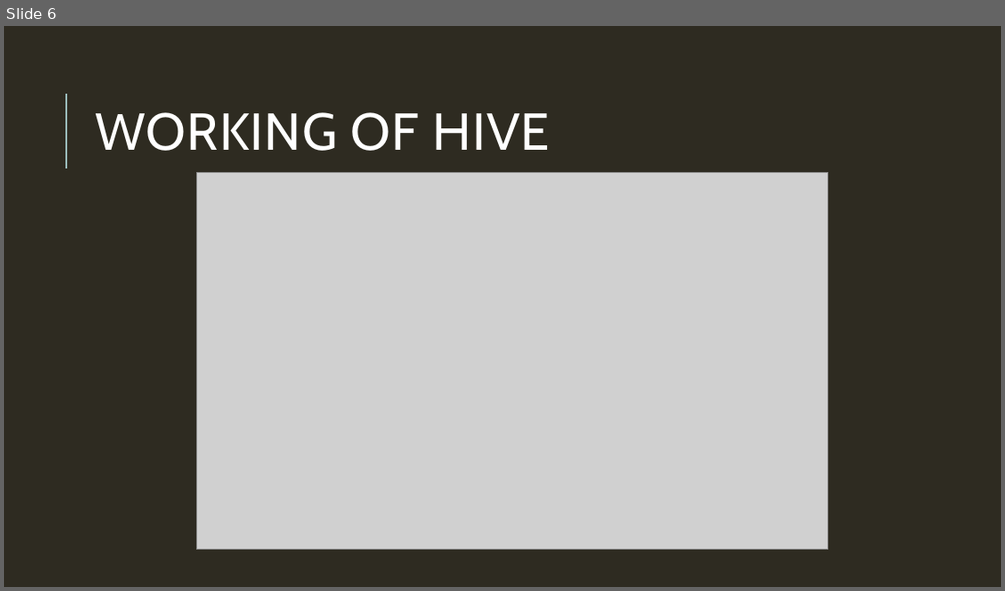
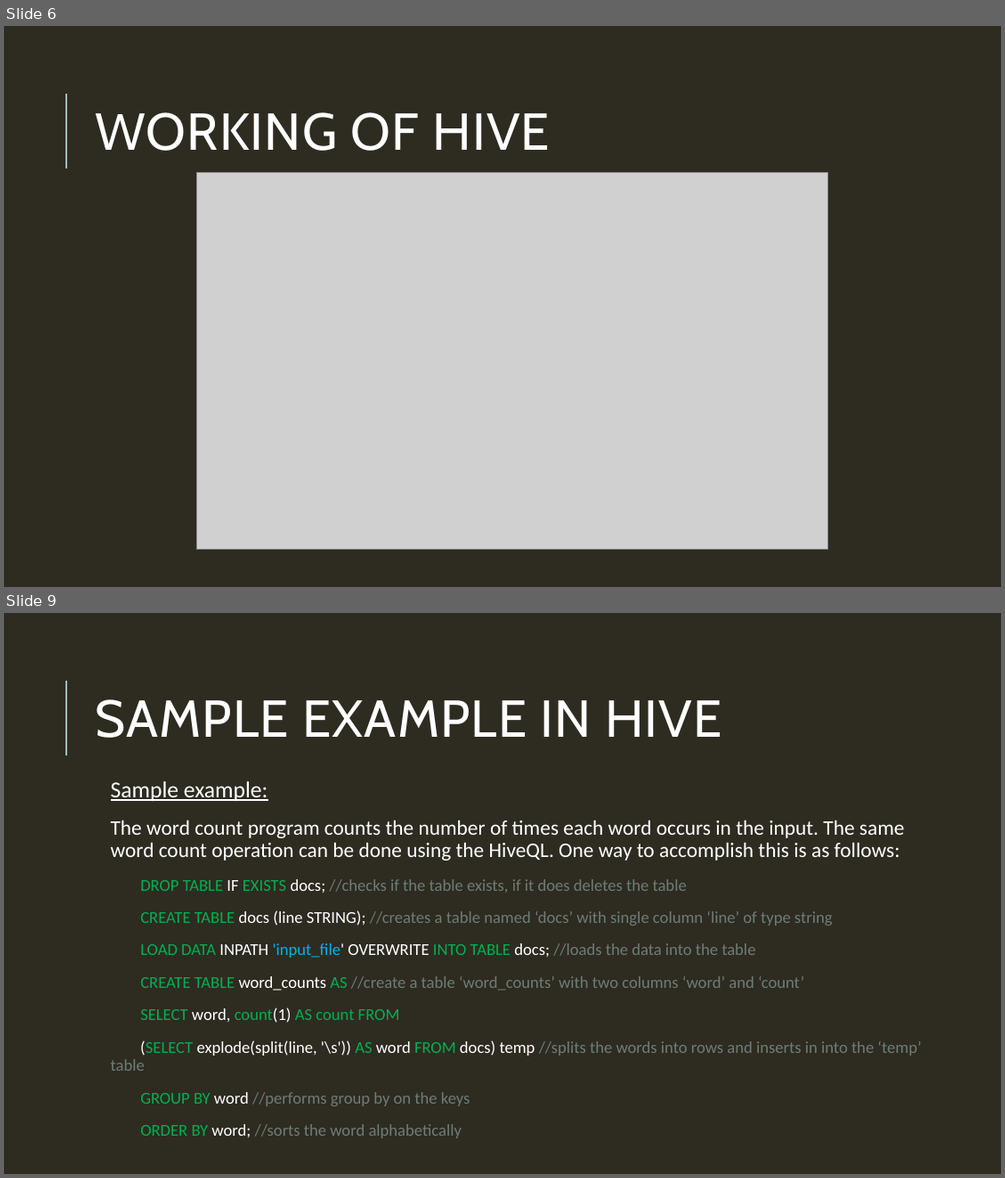
Before and after one commit to Tapadyuti1991/Hadoop-Ecosystem, a slide deck: Introduction to Hive.pptx. Shown one above the other, each under a label of ours: slide 6 before the commit, slides 6 and 9 after it; the slides between them are not shown. The pictures are 1005x591 and 1005x1178 pixels, drawn with LibreOffice and Linux fonts; fonts in the diff are those of the drawing; grey boxes stand for pictures. Boxes give left, top, right and bottom in pixels: in the first picture for what was removed or moved away, otherwise in the second. Text is boxed around its words. In the diff, an @@ line names an element or a change of style, - is before the commit and + after.

```diff
--- a/Introduction to Hive.pptx
+++ b/Introduction to Hive.pptx
@@ slide 9 added at [4, 613, 1001, 1174], background #2E2B21; not listed: 1 template element that a slide beside it also shows @@
@@ title added at [95, 699, 722, 738], 50 pt, text #FFFFFF @@
+SAMPLE EXAMPLE IN HIVE
@@ text added at [111, 781, 921, 1138], 16 pt, text #6D7D76 @@
+  Sample example:
+  The word count program counts the number of times each word occurs in the input. The same word count operation can be done using the HiveQL. One way to accomplish this is as follows:
+  DROP TABLE IF EXISTS docs; //checks if the table exists, if it does deletes the table
+  CREATE TABLE docs (line STRING); //creates a table named ‘docs’ with single column ‘line’ of type string
+  LOAD DATA INPATH 'input_file' OVERWRITE INTO TABLE docs; //loads the data into the table
+  CREATE TABLE word_counts AS //create a table ‘word_counts’ with two columns ‘word’ and ‘count’
+  SELECT word, count(1) AS count FROM
+  (SELECT explode(split(line, '\s')) AS word FROM docs) temp //splits the words into rows and inserts in into the ‘temp’ table
+  GROUP BY word //performs group by on the keys
+  ORDER BY word; //sorts the word alphabetically
```
Also in this commit, not shown: 3 slides changed, 7 other slides added, 1 slide removed, 1 other file.
